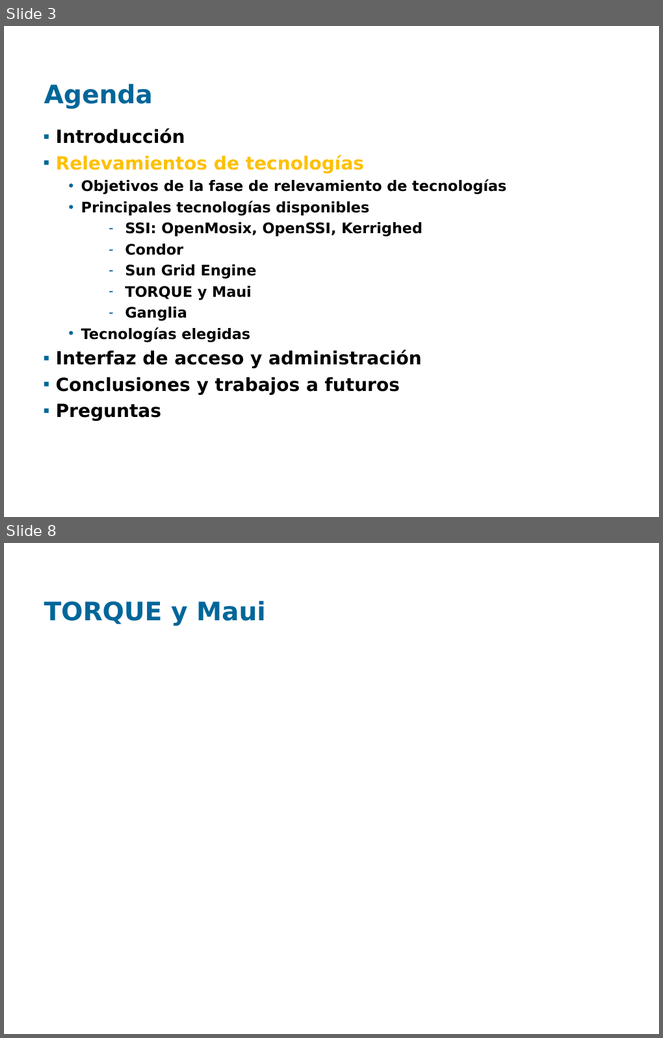
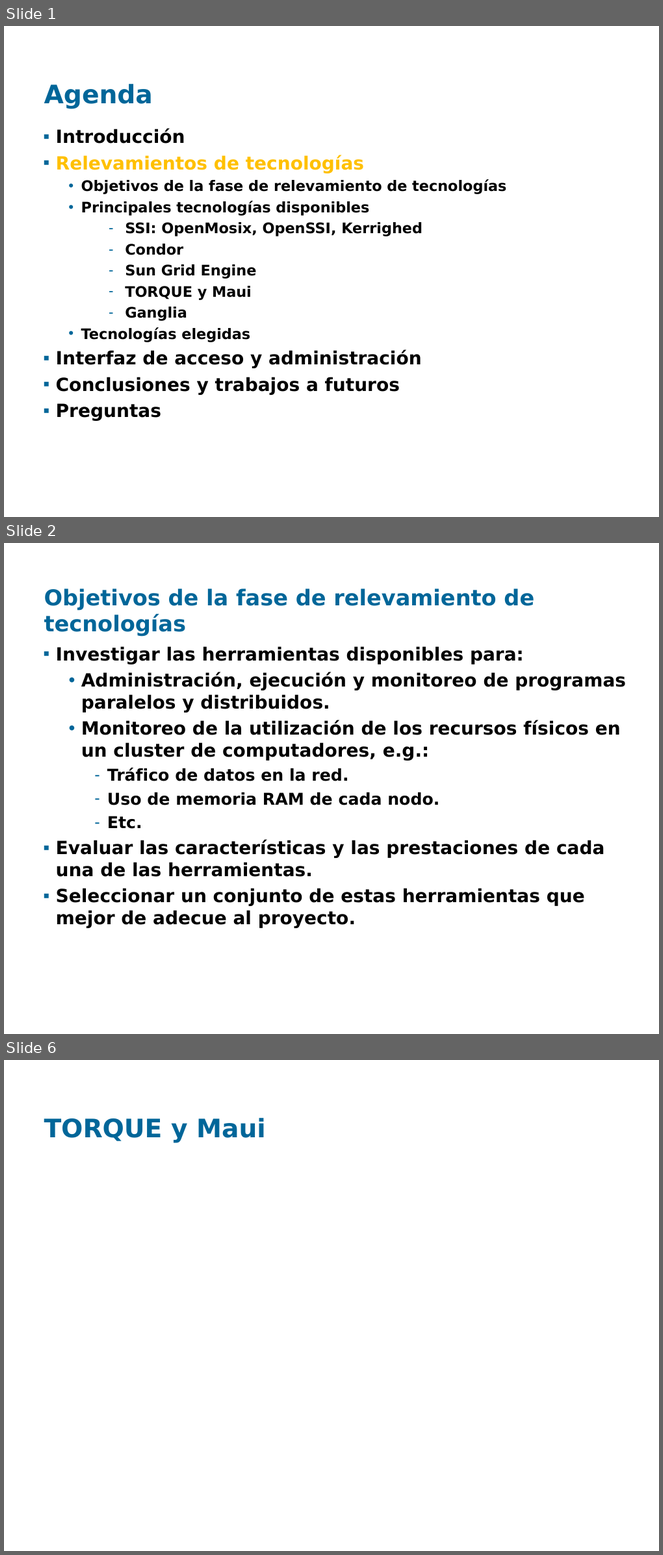
Before and after one commit to santiago-iturriaga/pgruso2007, a slide deck: Documentacion/Presentación Fenton - Santiago.ppt. Shown one above the other, each under a label of ours: slides 3 and 8 before the commit, slides 1, 2 and 6 after it; the slides between them are not shown. The pictures are 663x1038 and 663x1555 pixels, drawn with LibreOffice and Linux fonts; fonts in the diff are those of the drawing; background and template pictures are left out. Boxes give left, top, right and bottom in pixels: in the first picture for what was removed or moved away, otherwise in the second. Text is boxed around its words. In the diff, an @@ line names an element or a change of style, - is before the commit and + after.

```diff
--- a/Documentacion/Presentación Fenton - Santiago.ppt
+++ b/Documentacion/Presentación Fenton - Santiago.ppt
@@ slide 2 added at <box>4,543,659,1034</box>, background picture (left out) @@
@@ title added at <box>44,589,534,637</box>, 24 pt, text #006699, bold @@
+Objetivos de la fase de relevamiento de tecnologías
@@ text added at <box>56,646,626,928</box>, 20 pt, text #000000, bold @@
+▪ Investigar las herramientas disponibles para:
+  • Administración, ejecución y monitoreo de programas paralelos y distribuidos.
+  • Monitoreo de la utilización de los recursos físicos en un cluster de computadores, e.g.:
+    – Tráfico de datos en la red.
+    – Uso de memoria RAM de cada nodo.
+    – Etc.
+▪ Evaluar las características y las prestaciones de cada una de las herramientas.
+▪ Seleccionar un conjunto de estas herramientas que mejor de adecue al proyecto.
@@ what was slide 3 is now slide 1 @@
@@ what was slide 8 is now slide 6 @@
```
Also in this commit, not shown: 1 slide changed, 2 other slides added, 5 slides removed, 4 other files.
